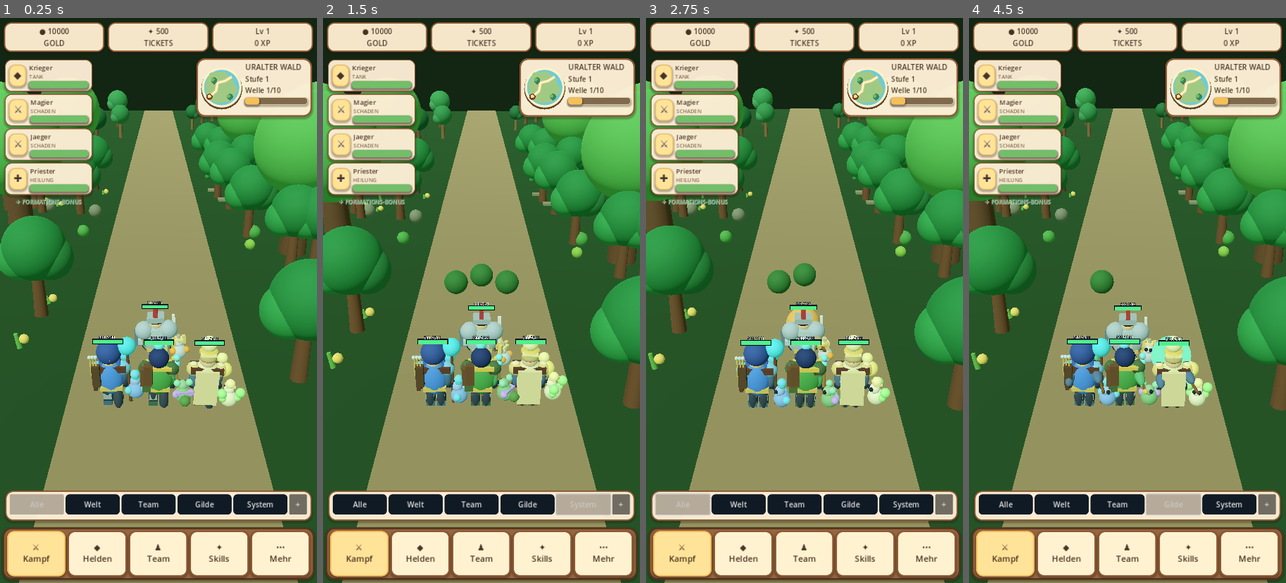
Above: before the commit, frames 1-4 (left to right).
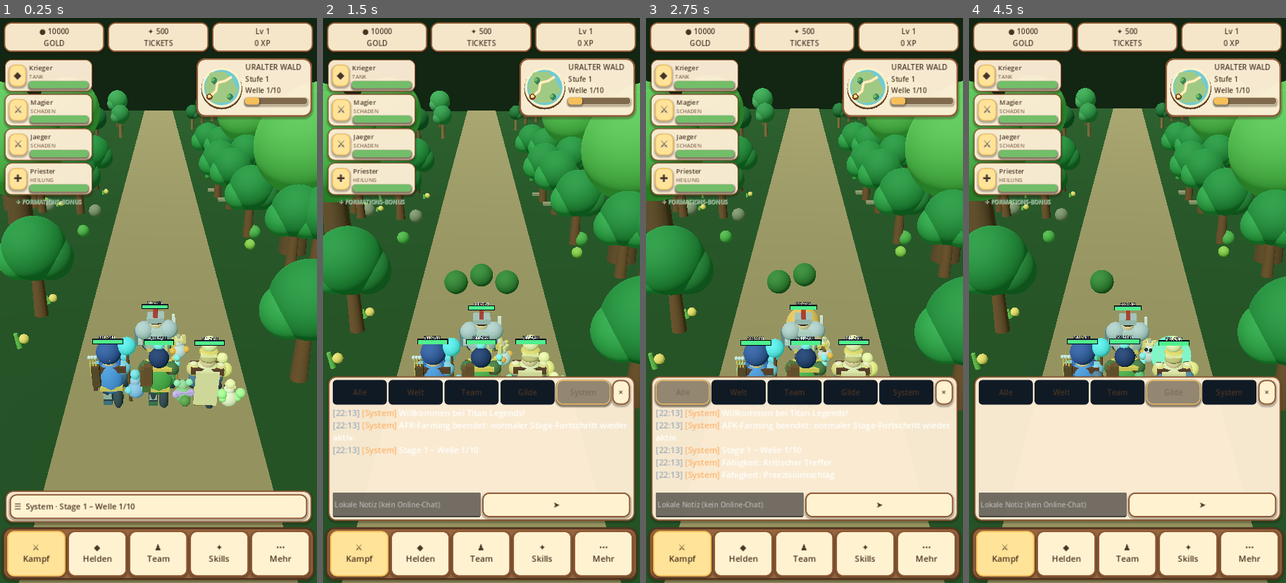
Above: after the commit, the same moments.

Repository: xynewageyx/TitanLegend
Game: Godot game, scene res://scenes/main.tscn
Same seed, same stepped clock (60 frames per second), same inputs: the game is played once before the commit and once after it.
Inputs (mouse positions are in pixels of both pictures, inside the frame that each line leads up to):
- Up to frame 1 (0.25 s): no input
- Up to frame 2 (1.5 s): click (582, 503) at 0.5 s, where only the run before the commit has a clickable "System"; click (582, 390) at 1.25 s, where only the run after the commit has a clickable "System"
- Up to frame 3 (2.75 s): click "Alle" at 2 s
- Up to frame 4 (4.5 s): click "Welt" at 2.75 s; click "Team" at 3.5 s; click "Gilde" at 4.25 s

The runs differ from the first frame. In frame 1, 4.2% of the frame differs, in the area x 1-99%, y 84-90%; in frame 2, 24%; in frame 3, 24%, in the area x 1-99%, y 63-89%; in frame 4, 24%.

Commit message:
Replace debug chat tab strip with collapsible adventure message ticker

Diff:
--- a/scripts/ui_manager.gd
+++ b/scripts/ui_manager.gd
@@ -17,6 +17,8 @@
 var last_ability_logged: String = ""
 var last_ability_time: int = -99999
 var chat_collapse_button: Button
+var chat_preview_button: Button
+var chat_tabs_row: HBoxContainer
 var gold_label: Label
 var tickets_label: Label
 var xp_label: Label
@@ -146,6 +148,7 @@
  b.text = text_value
  b.custom_minimum_size.y = 46
  b.size_flags_horizontal = Control.SIZE_EXPAND_FILL
+ ADVENTURE_THEME.button(b, false, true)
  b.add_theme_font_size_override("font_size", px)
  parent.add_child(b)
  b.pressed.connect(callback)
@@ -211,8 +214,8 @@
  team_status_label.set_anchors_and_offsets_preset(Control.PRESET_TOP_WIDE)
  team_status_label.offset_left = 30
  team_status_label.offset_right = -30
- team_status_label.offset_top = 202
- team_status_label.offset_bottom = 236
+ team_status_label.offset_top = 397
+ team_status_label.offset_bottom = 431
  team_status_label.horizontal_alignment = HORIZONTAL_ALIGNMENT_CENTER
  team_status_label.add_theme_font_size_override("font_size", 16)
  team_status_label.add_theme_color_override("font_color", Color(1.0, 0.78, 0.36))
@@ -226,8 +229,8 @@
  afk_status_label.set_anchors_and_offsets_preset(Control.PRESET_TOP_WIDE)
  afk_status_label.offset_left = 20
  afk_status_label.offset_right = -20
- afk_status_label.offset_top = 238
- afk_status_label.offset_bottom = 288
+ afk_status_label.offset_top = 433
+ afk_status_label.offset_bottom = 475
  afk_status_label.horizontal_alignment = HORIZONTAL_ALIGNMENT_CENTER
  afk_status_label.vertical_alignment = VERTICAL_ALIGNMENT_CENTER
  afk_status_label.add_theme_font_size_override("font_size", 20)
@@ -275,7 +278,11 @@
  var chat_box := VBoxContainer.new()
  chat_box.add_theme_constant_override("separation", 5)
  chat_panel.add_child(chat_box)
+ chat_preview_button = _make_button("☰  SYSTEM · Nachrichten anzeigen", chat_box, _toggle_chat, 18)
+ chat_preview_button.alignment = HORIZONTAL_ALIGNMENT_LEFT
+ chat_preview_button.clip_text = true
  var tabs := HBoxContainer.new()
+ chat_tabs_row = tabs
  chat_box.add_child(tabs)
  for tab_name in ["Alle", "Welt", "Team", "Gilde", "System"]:
   var b := _make_button(tab_name, tabs, _select_chat.bind(tab_name), 17)
@@ -413,11 +420,13 @@
  _apply_chat_visibility()
 
 func _apply_chat_visibility() -> void:
- chat_panel.offset_top = -464 if chat_open else -209
+ chat_panel.offset_top = -468 if chat_open else -209
  chat_panel.offset_bottom = -141
+ chat_preview_button.visible = not chat_open
+ chat_tabs_row.visible = chat_open
  chat_history.visible = chat_open
  chat_input.get_parent().visible = chat_open
- chat_collapse_button.text = "−" if chat_open else "+"
+ chat_collapse_button.text = "×" if chat_open else "+"
 
 func _select_chat(tab_name: String) -> void:
  chat_tab = tab_name
@@ -435,6 +444,9 @@
 
 func _render_chat() -> void:
  if chat_history == null: return
+ if chat_preview_button != null and not chat_lines.is_empty():
+  var last_line: Dictionary = chat_lines[chat_lines.size() - 1]
+  chat_preview_button.text = "☰  " + str(last_line.get("channel", "System")) + " · " + str(last_line.get("message", "")).substr(0, 48)
  chat_history.clear()
  var palette := {"System": "#ffb36b", "Welt": "#f5d37a", "Team": "#70ccff", "Gilde": "#79e89a"}
  for item in chat_lines:
